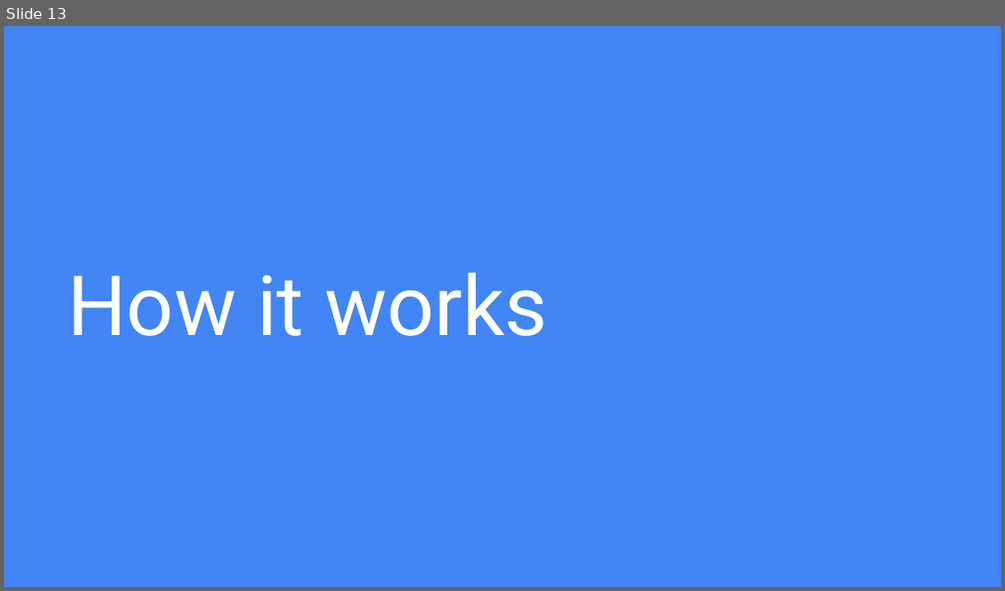
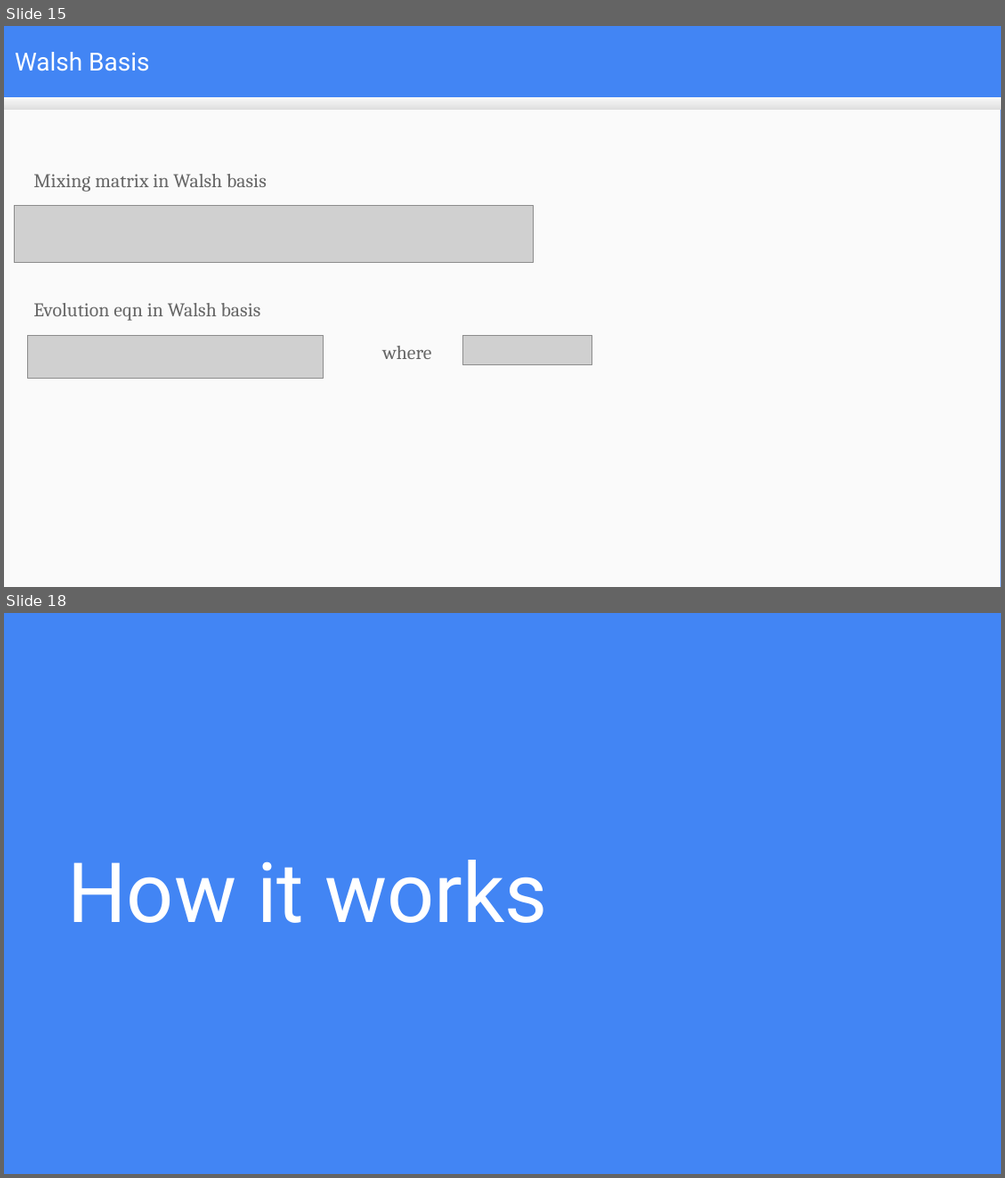
Before and after one commit to mduwalsh/project, a slide deck: thesis_slides_mahendra.odp. Shown one above the other, each under a label of ours: slide 13 before the commit, slides 15 and 18 after it; the slides between them are not shown. The pictures are 1005x591 and 1005x1178 pixels, drawn with LibreOffice and Linux fonts; fonts in the diff are those of the drawing; grey boxes stand for pictures. Boxes give left, top, right and bottom in pixels: in the first picture for what was removed or moved away, otherwise in the second. Text is boxed around its words. In the diff, an @@ line names an element or a change of style, - is before the commit and + after.

```diff
--- a/thesis_slides_mahendra.odp
+++ b/thesis_slides_mahendra.odp
@@ slide 15 added at box(4, 26, 1001, 587), background #4285F4 @@
@@ title added at box(15, 52, 149, 71), 18 pt, text #FFFFFF @@
+Walsh Basis
@@ rectangle added at box(4, 98, 1000, 587), fill #FAFAFA @@
@@ rectangle added at box(4, 98, 1001, 110), fill gradient #F9F9F9 to #DEDEDE @@
@@ text added at box(33, 174, 267, 192), 14 pt, text #666666 @@
+Mixing matrix in Walsh basis
@@ picture added at box(14, 206, 534, 262) @@
@@ text added at box(33, 303, 261, 321), 14 pt, text #666666 @@
+Evolution eqn in Walsh basis
@@ picture added at box(28, 335, 323, 378) @@
@@ text added at box(382, 346, 431, 359), 14 pt, text #666666 @@
+where
@@ picture added at box(462, 335, 592, 365) @@
@@ what was slide 13 is now slide 18 @@
```
Also in this commit, not shown: 5 other slides added, 1 slide removed, 1 other file.
